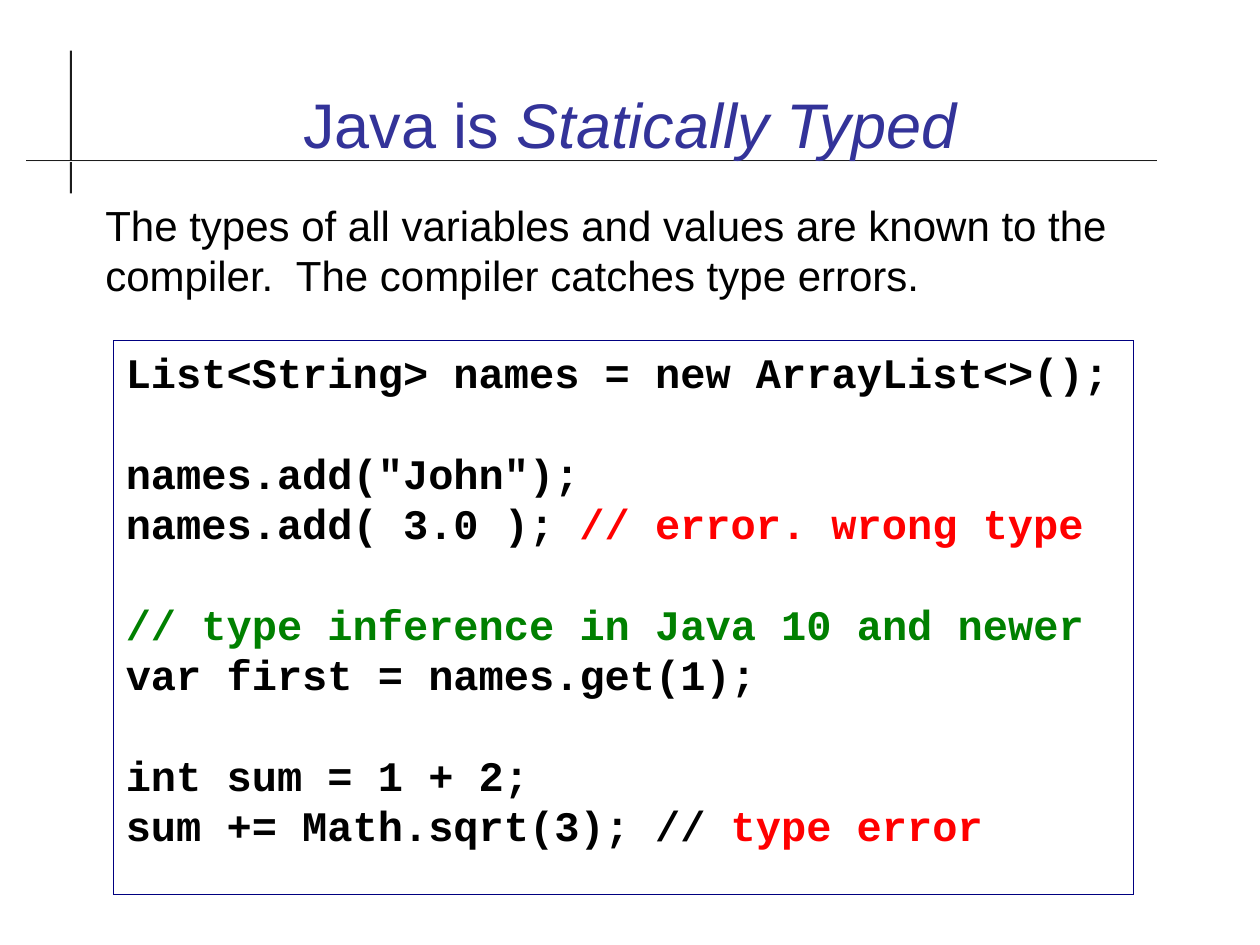
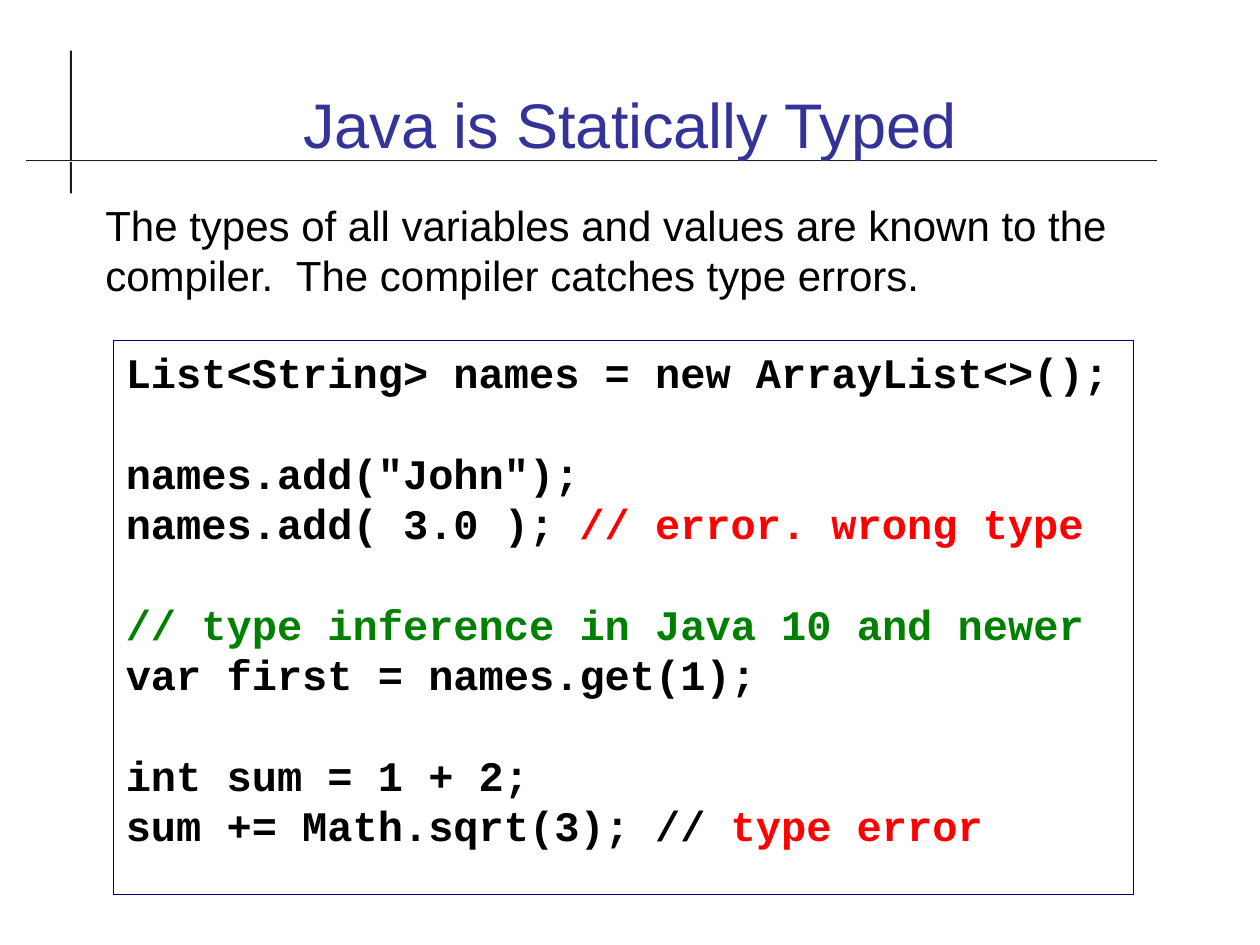
Before and after one commit to cpske/ISP, a slide deck: slide 5 of code-quality/Type-Checking.odp. Drawn at 1260x945 pixels with LibreOffice and Linux fonts; fonts in the diff are those of the drawing. Boxes give left, top, right and bottom in pixels: in the first picture for what was removed or moved away, otherwise in the second. Text is boxed around its words. In the diff, an @@ line names an element or a change of style, - is before the commit and + after.

```diff
--- a/code-quality/Type-Checking.odp
+++ b/code-quality/Type-Checking.odp
@@ title "Java is Statically Typed" at [303,102,957,160]: italic off in "Statically Typed" @@
```
Also in this commit, not shown: 11 other slides changed, 1 other file.
